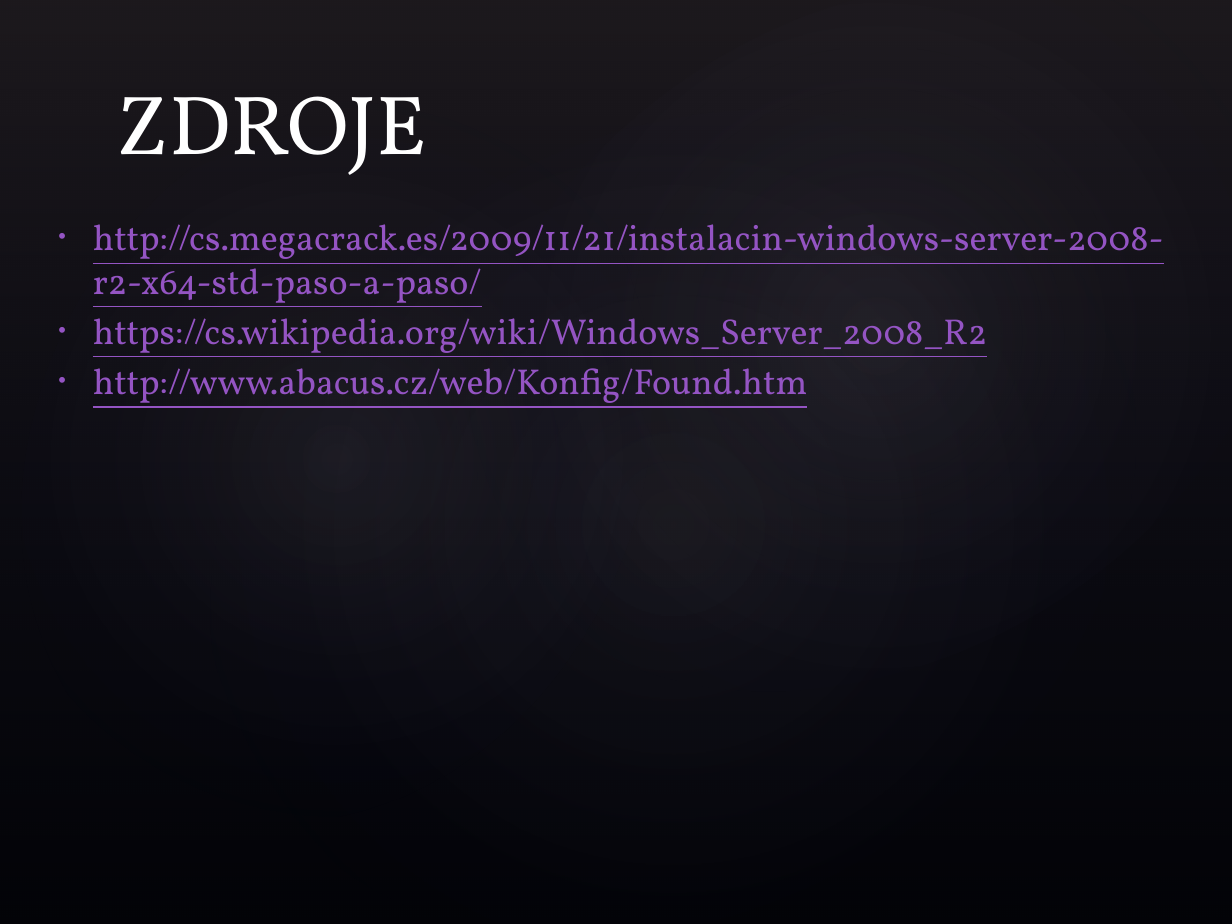
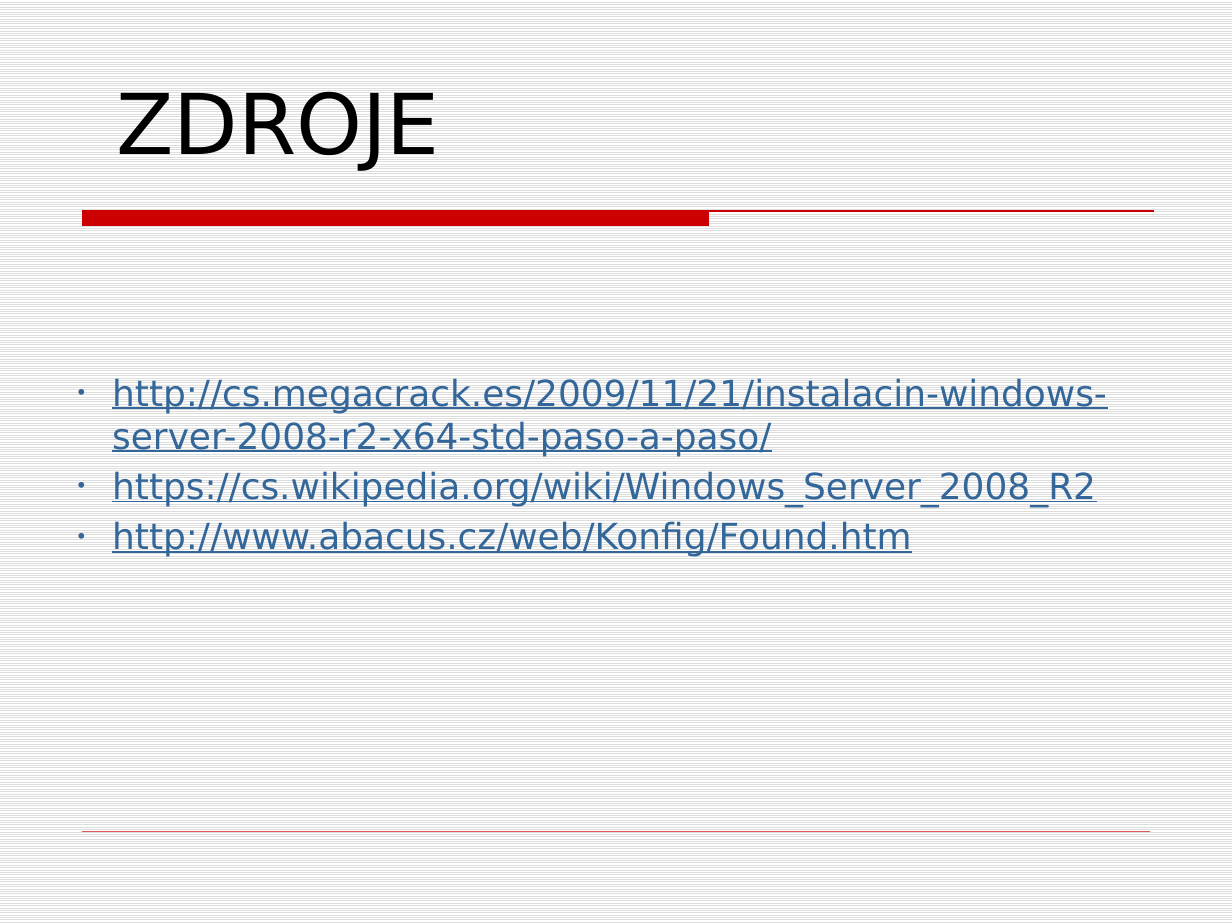
Before and after one commit to Petr8072/trida, a slide deck: slide 18 of Windows Server 2008 R2.pptx (slide 16 before the commit). Drawn at 1232x924 pixels with LibreOffice and Linux fonts; fonts in the diff are those of the drawing; background and template pictures are left out. Boxes give left, top, right and bottom in pixels: in the first picture for what was removed or moved away, otherwise in the second. Text is boxed around its words. In the diff, an @@ line names an element or a change of style, - is before the commit and + after.

```diff
--- a/Windows Server 2008 R2.pptx
+++ b/Windows Server 2008 R2.pptx
@@ background picture (left out) to pattern #DDDDDD on #FFFFFF @@
@@ rectangle removed at <box>0,0,1232,924</box> @@
@@ ellipse removed at <box>0,0,765,924</box> @@
@@ ellipse removed at <box>56,0,1232,924</box> @@
@@ ellipse removed at <box>338,0,1232,837</box> @@
@@ text "ZDROJE" at <box>116,92,440,171</box>: font Vollkorn to DejaVu Sans, text colour #FFFFFF to #000000 @@
@@ text "http://cs.megacrack.es/2009/11/21/instalacin-windows-server- ...": place and size @@
-text "http://cs.megacrack.es/2009/11/21/instalacin-windows-server- ..." at <box>93,224,1164,408</box>
+text "http://cs.megacrack.es/2009/11/21/instalacin-windows-server- ..." at <box>112,378,1107,557</box>
@@ text "http://cs.megacrack.es/2009/11/21/instalacin-windows-server- ..." at <box>112,378,1107,557</box>: font Vollkorn to DejaVu Sans, text colour #9454C3 to #336699 @@
@@ freeform shape added at <box>83,211,1154,225</box>, fill #CC0000, outline #CC0000 0.75 pt @@
@@ line added from (83, 832) to (1149, 832), #CC0000 0.25 pt @@
```
Also in this commit, not shown: 12 other slides changed, 5 slides added, 3 slides removed.
